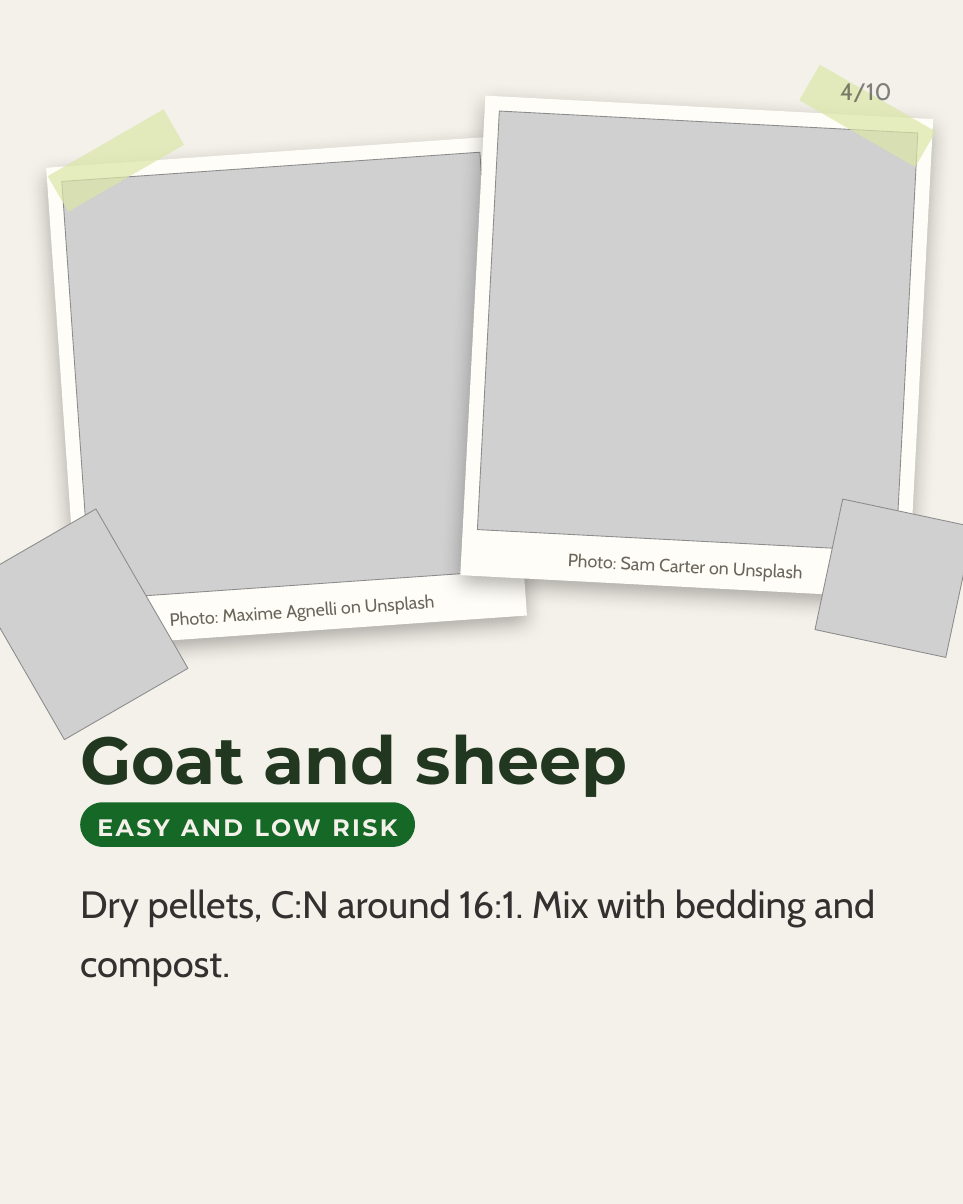
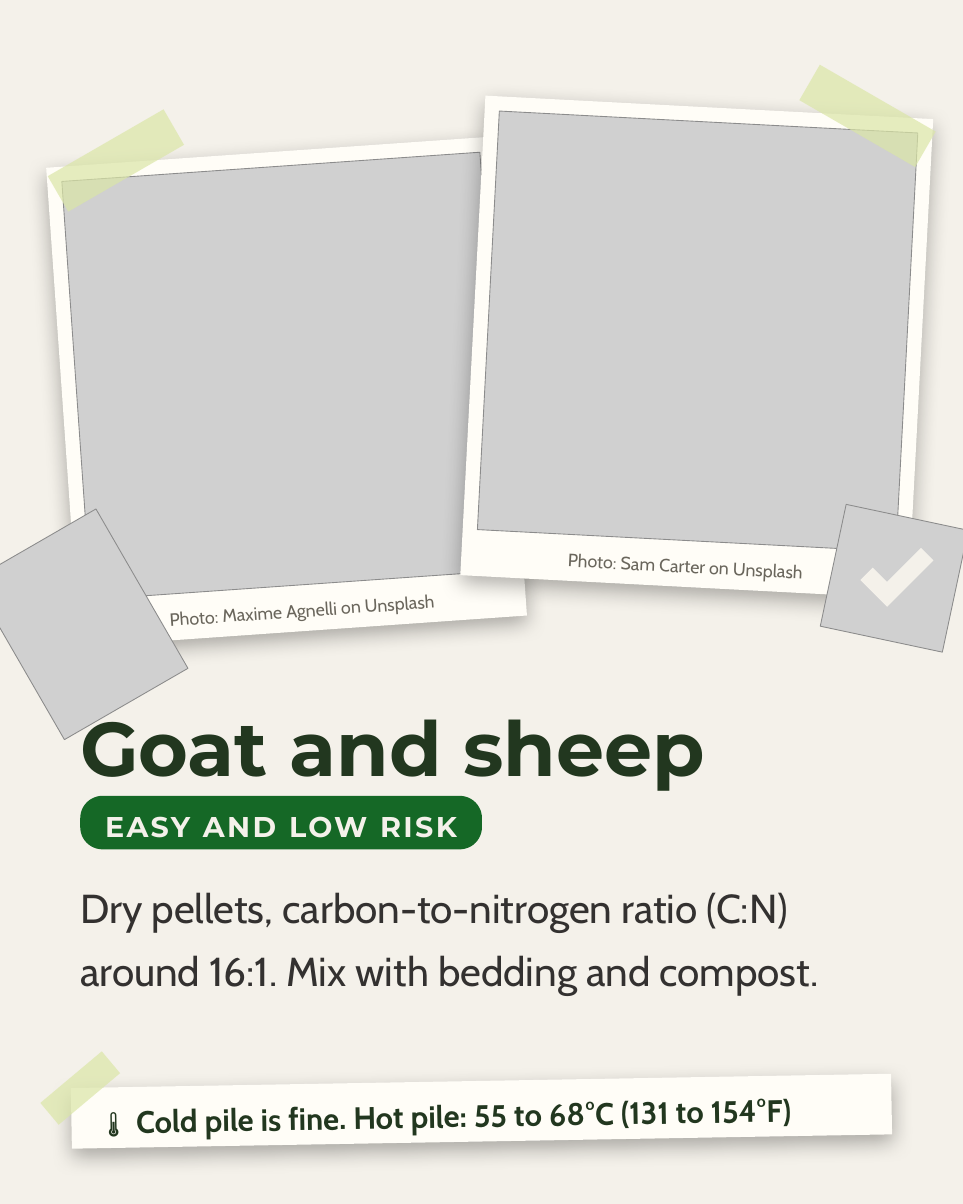
Before and after one commit to linneamoritznyc/SFW-SocialMedia, a slide deck: slide 4 of templates/posts/october/04-10-2026-sun-ig-world-animal-day.pptx. Drawn at 963x1204 pixels with LibreOffice and Linux fonts; fonts in the diff are those of the drawing; grey boxes stand for pictures; background and template pictures are left out. Boxes give left, top, right and bottom in pixels: in the first picture for what was removed or moved away, otherwise in the second. Text is boxed around its words. In the diff, an @@ line names an element or a change of style, - is before the commit and + after.

```diff
--- a/templates/posts/october/04-10-2026-sun-ig-world-animal-day.pptx
+++ b/templates/posts/october/04-10-2026-sun-ig-world-animal-day.pptx
@@ text removed at (840, 80, 891, 105) @@
-4/10
@@ picture: place and size @@
-picture at (815, 499, 963, 658)
+picture at (820, 505, 963, 653)
@@ freeform shape added at (860, 548, 933, 607), fill #F4F1EA @@
@@ text "Goat and sheep": place and size @@
-text "Goat and sheep" at (80, 719, 628, 797)
+text "Goat and sheep" at (80, 702, 705, 791)
@@ text "Goat and sheep" at (80, 702, 705, 791): size 56 to 64 pt @@
@@ text "EASY AND LOW RISK" at (105, 816, 457, 838): size 20 to 24 pt @@
@@ rounded rectangle: place and size @@
-rounded rectangle at (80, 802, 415, 847)
+rounded rectangle at (80, 796, 482, 849)
@@ rounded rectangle at (80, 796, 482, 849): proportions changed @@
@@ text at (80, 892, 819, 996): text changed; size 32 to 34 pt @@
-Dry pellets, C:N around 16:1. Mix with bedding and compost.
+Dry pellets, carbon-to-nitrogen ratio (C:N) around 16:1. Mix with bedding and compost.
@@ rectangle added at (41, 1051, 120, 1124), fill #DBE6A7 at 70% opacity @@
@@ rectangle added at (71, 1073, 892, 1148), fill #FFFDF7 @@
@@ text added at (136, 1098, 792, 1139), 26 pt, text #22371F, bold @@
+🌡️ Cold pile is fine. Hot pile: 55 to 68°C (131 to 154°F)
```
Also in this commit, not shown: 9 other slides changed, 2 slides added, 1 other file.
